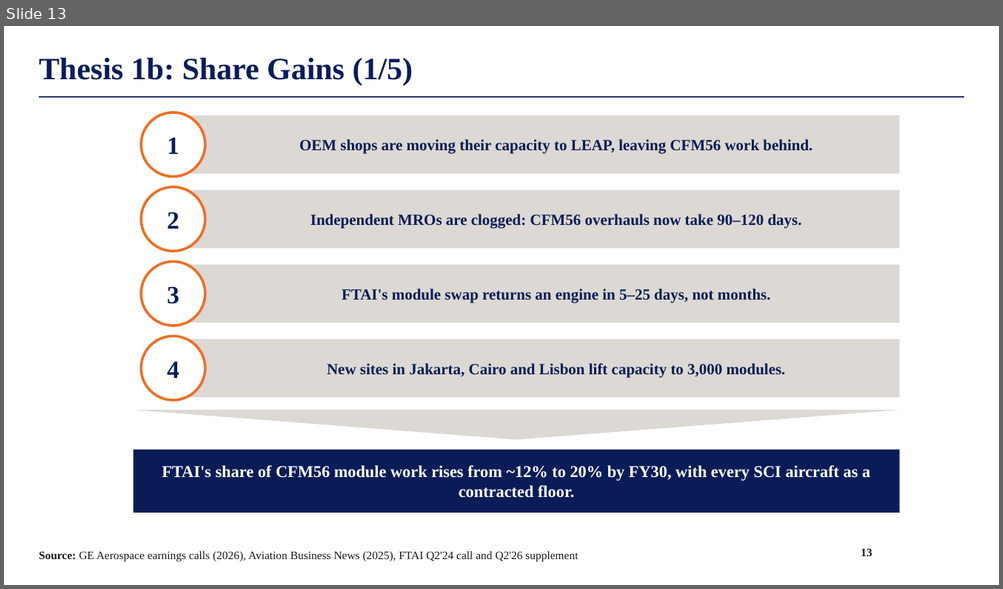
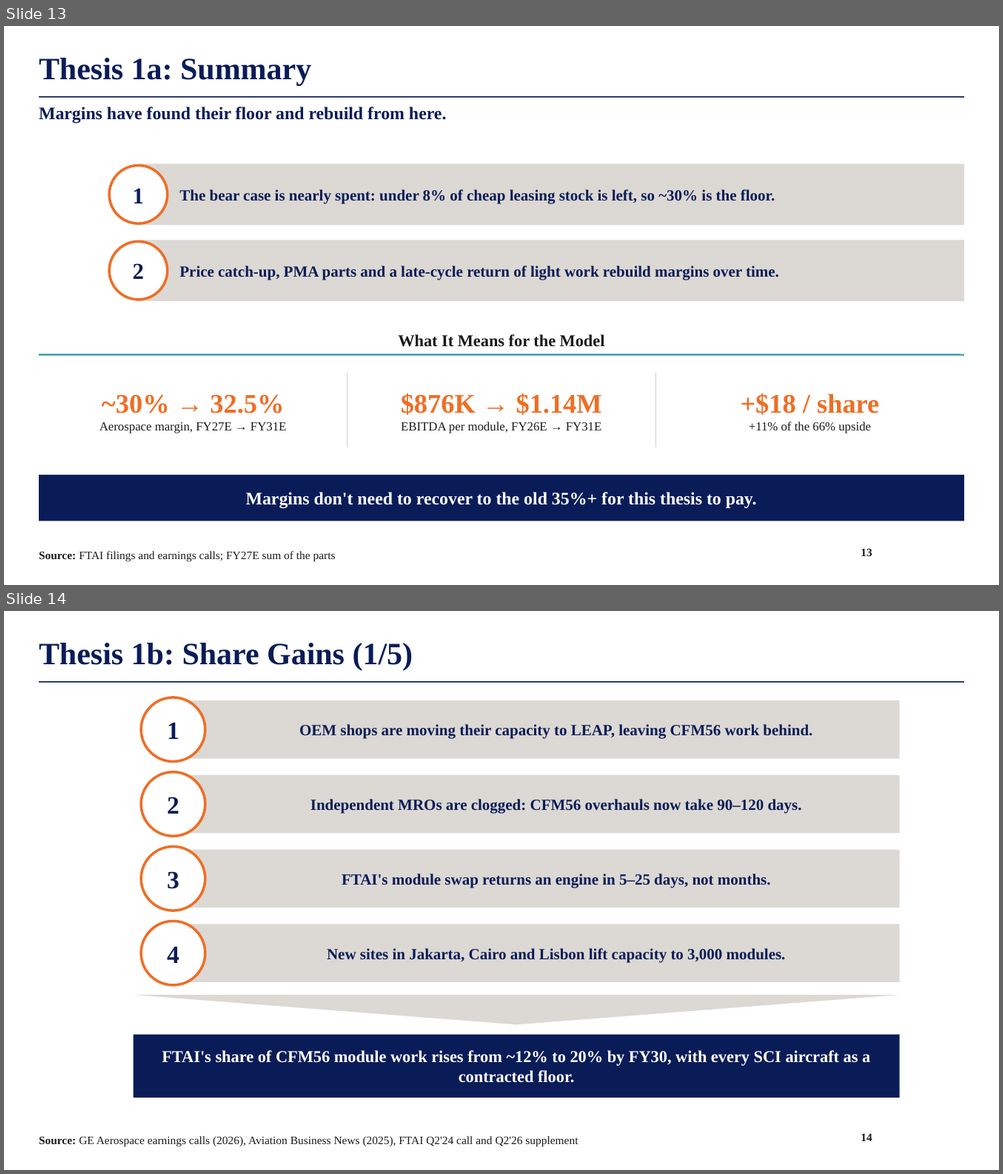
Before and after one commit to maxlsmls-dot/SPOT, a slide deck: deck/FTAI_Long_Pitch.pptx. Shown one above the other, each under a label of ours: slide 13 before the commit, slides 13 and 14 after it. The pictures are 1003x589 and 1003x1174 pixels, drawn with LibreOffice and Linux fonts; fonts in the diff are those of the drawing; background and template pictures are left out. Boxes give left, top, right and bottom in pixels: in the first picture for what was removed or moved away, otherwise in the second. Text is boxed around its words. In the diff, an @@ line names an element or a change of style, - is before the commit and + after.

```diff
--- a/deck/FTAI_Long_Pitch.pptx
+++ b/deck/FTAI_Long_Pitch.pptx
@@ slide 13 added at (4,26,999,585), background #FFFFFF; not listed: 1 template element that a slide beside it also shows @@
@@ title added at (39,58,311,85), 30 pt, text #0A1C58, bold @@
+Thesis 1a: Summary
@@ text added at (39,107,447,123), 17 pt, text #0A1C58, bold @@
+Margins have found their floor and rebuild from here.
@@ ellipse added at (109,166,168,224), fill #FFFFFF, outline #EE6E25 2.5 pt, 22 pt, text #0A1C58, bold @@
+1
@@ rectangle added at (138,164,965,225), fill #DCD8D3, 15 pt, text #0A1C58, bold @@
+The bear case is nearly spent: under 8% of cheap leasing stock is left, so ~30% is the floor.
@@ ellipse added at (109,241,168,300), fill #FFFFFF, outline #EE6E25 2.5 pt, 22 pt, text #0A1C58, bold @@
+2
@@ rectangle added at (138,240,965,301), fill #DCD8D3, 15 pt, text #0A1C58, bold @@
+Price catch-up, PMA parts and a late-cycle return of light work rebuild margins over time.
@@ text added at (398,335,605,347), 16 pt, text #1A1A1A, bold @@
+What It Means for the Model
@@ line added from (39, 355) to (965, 355), #2E93AE 1.5 pt @@
@@ line added from (347, 373) to (347, 448), #DCD8D3 1 pt @@
@@ line added from (655, 373) to (655, 448), #DCD8D3 1 pt @@
@@ text added at (99,395,286,434), 12 pt, text #1A1A1A @@
+~30% → 32.5%
+Aerospace margin, FY27E → FY31E
@@ text added at (401,393,602,434), 12 pt, text #1A1A1A @@
+$876K → $1.14M
+EBITDA per module, FY26E → FY31E
@@ text added at (740,393,879,434), 12 pt, text #1A1A1A @@
++$18 / share
++11% of the 66% upside
@@ rectangle added at (39,475,965,521), fill #0A1C58, 17 pt, text #FFFFFF, bold @@
+Margins don't need to recover to the old 35%+ for this thesis to pay.
@@ text added at (39,551,336,562), 11 pt, text #1A1A1A @@
+Source: FTAI filings and earnings calls; FY27E sum of the parts
@@ page number added at (860,548,871,557), 11 pt, text #1A1A1A, bold @@
+13
@@ what was slide 13 is now slide 14 @@
@@ page number at (860,1134,871,1142): text changed @@
-13
+14
```
Also in this commit, not shown: 9 slides changed, 2 other slides added, 1 other file.
